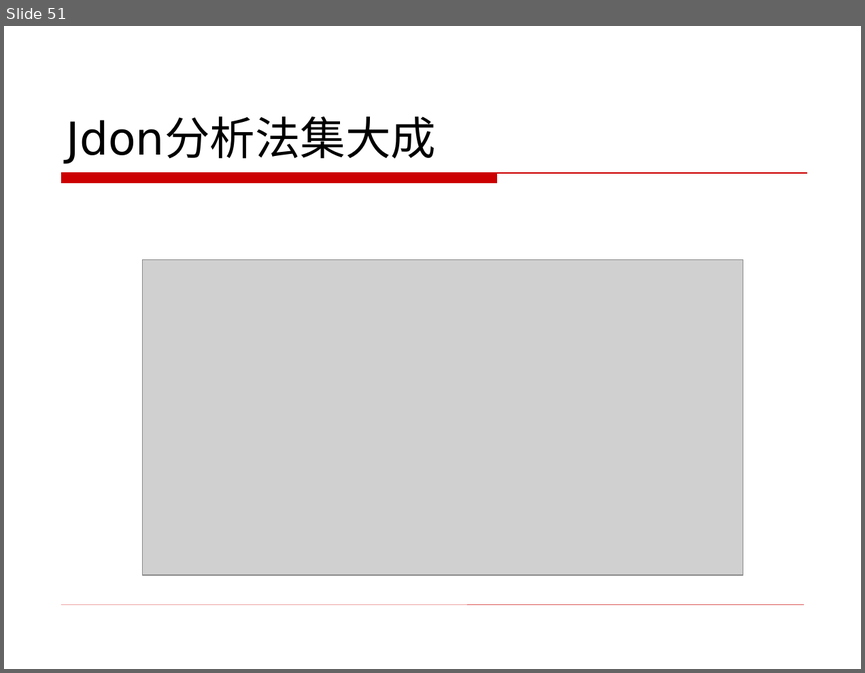
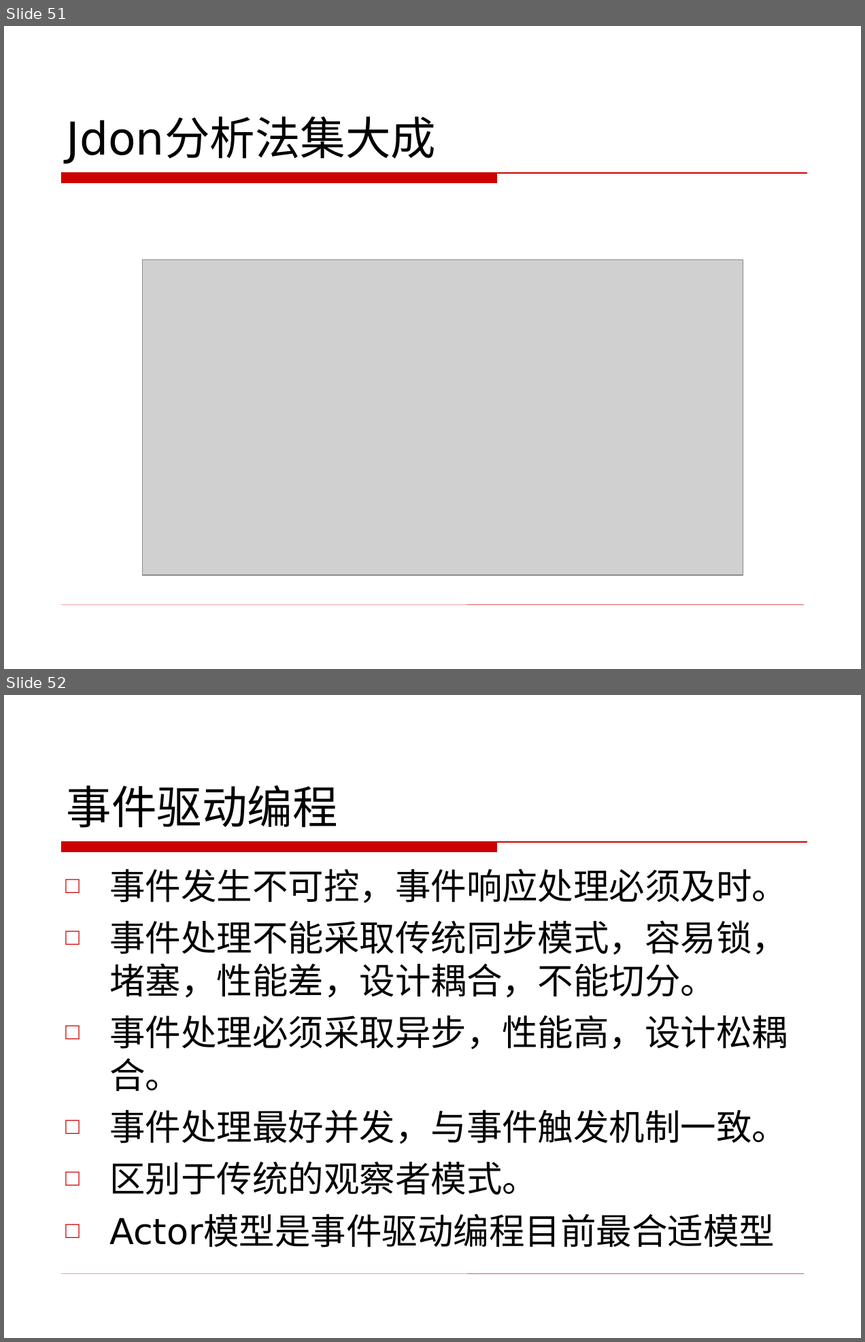
Before and after one commit to banq/jdonframework, a slide deck: doc/chinese/事件驱动编程.ppt. Shown one above the other, each under a label of ours: slide 51 before the commit, slides 51 and 52 after it. The pictures are 865x673 and 865x1342 pixels, drawn with LibreOffice and Linux fonts; fonts in the diff are those of the drawing; grey boxes stand for pictures; background and template pictures are left out. Boxes give left, top, right and bottom in pixels: in the first picture for what was removed or moved away, otherwise in the second. Text is boxed around its words. In the diff, an @@ line names an element or a change of style, - is before the commit and + after.

```diff
--- a/doc/chinese/事件驱动编程.ppt
+++ b/doc/chinese/事件驱动编程.ppt
@@ slide 52 added at bbox=[4, 695, 861, 1338], background picture (left out); not listed: 2 template elements that a slide beside it also shows @@
@@ title added at bbox=[67, 785, 338, 828], 38 pt, text #000000 @@
+事件驱动编程
@@ text added at bbox=[109, 868, 787, 1247], 30 pt, text #000000 @@
+□ 事件发生不可控，事件响应处理必须及时。
+□ 事件处理不能采取传统同步模式，容易锁，堵塞，性能差，设计耦合，不能切分。
+□ 事件处理必须采取异步，性能高，设计松耦合。
+□ 事件处理最好并发，与事件触发机制一致。
+□ 区别于传统的观察者模式。
+□ Actor模型是事件驱动编程目前最合适模型
```
Also in this commit, not shown: 1 slide changed, 1 other slide added, 2 other files.
